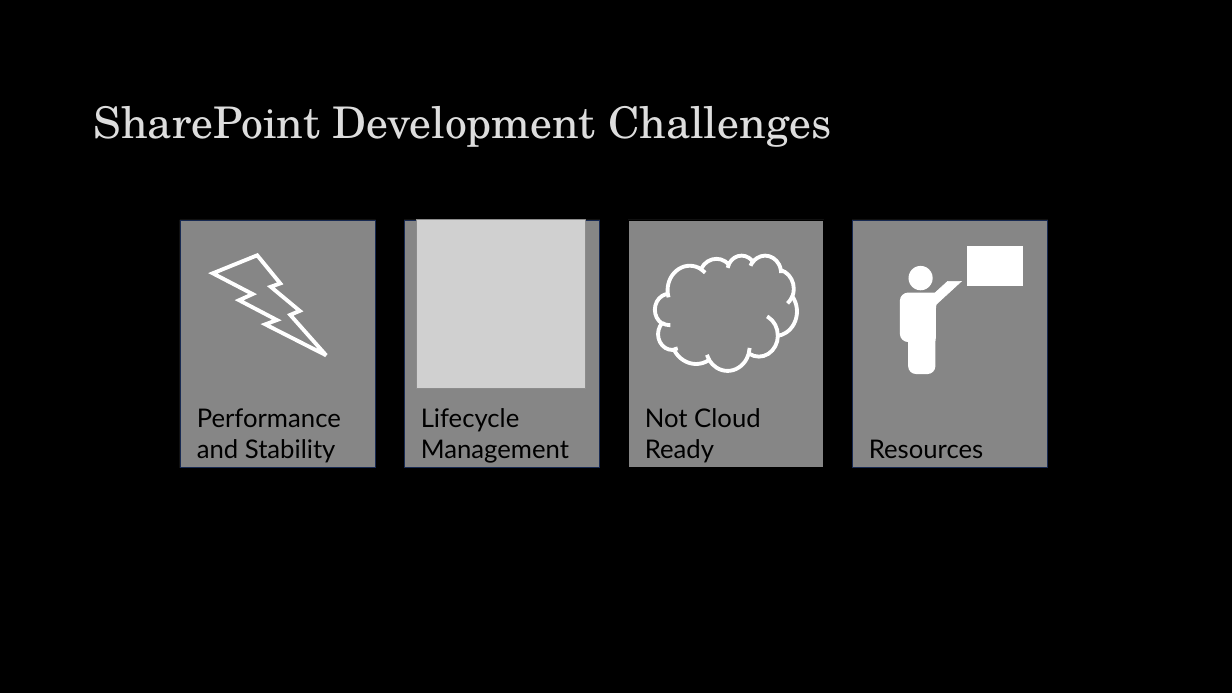
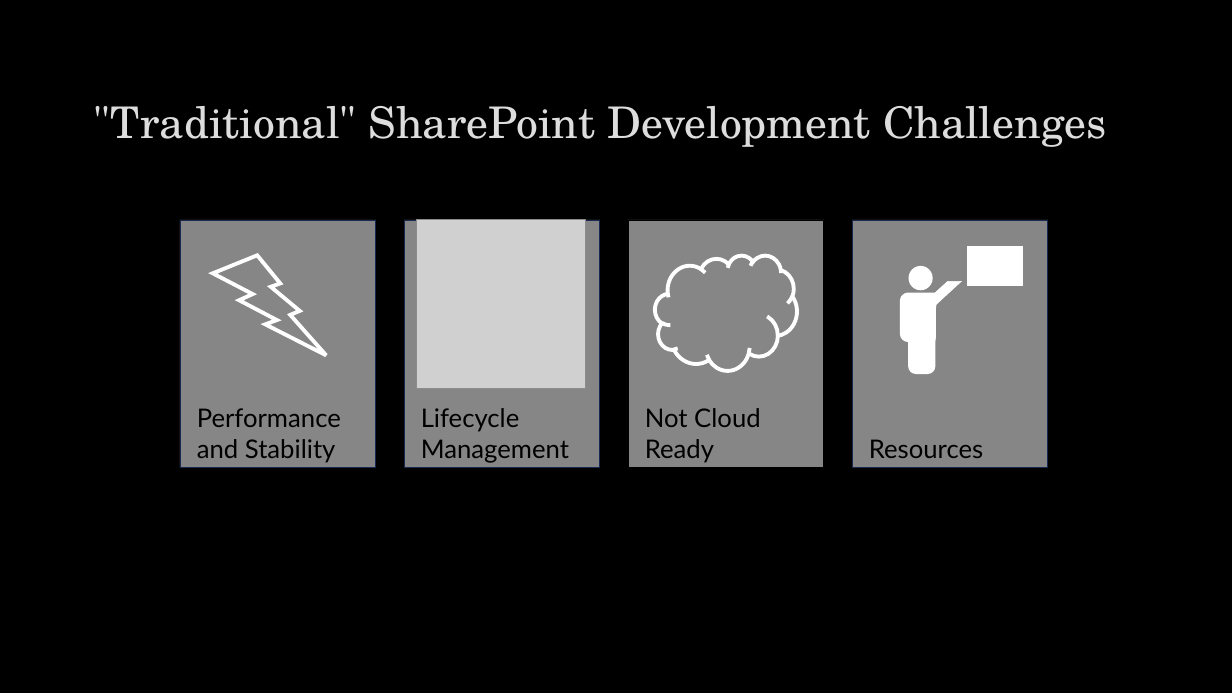
Before and after one commit to spietrek/SharePointCincy2015, a slide deck: slide 21 of Building SPAs in SharePoint Using AngularJS.pptx. Drawn at 1232x693 pixels with LibreOffice and Linux fonts; fonts in the diff are those of the drawing; grey boxes stand for pictures; background and template pictures are left out. Boxes give left, top, right and bottom in pixels: in the first picture for what was removed or moved away, otherwise in the second. Text is boxed around its words. In the diff, an @@ line names an element or a change of style, - is before the commit and + after.

```diff
--- a/Building SPAs in SharePoint Using AngularJS.pptx
+++ b/Building SPAs in SharePoint Using AngularJS.pptx
@@ title at box(94, 106, 1106, 147): text changed @@
-SharePoint Development Challenges
+"Traditional" SharePoint Development Challenges
```
Also in this commit, not shown: 5 other slides changed.
